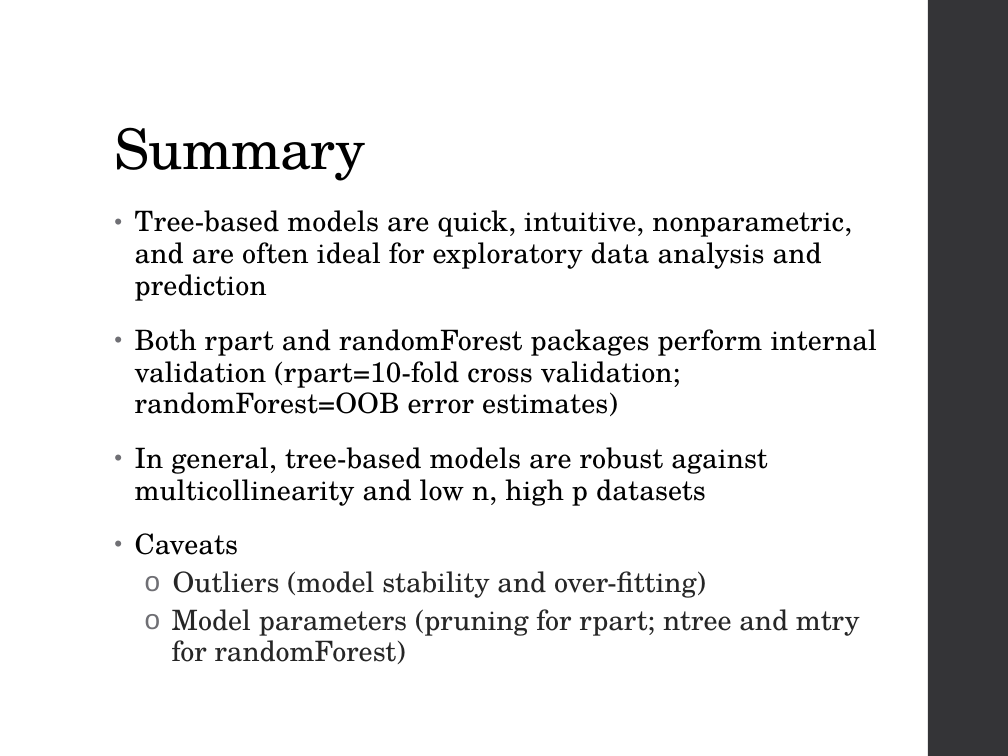
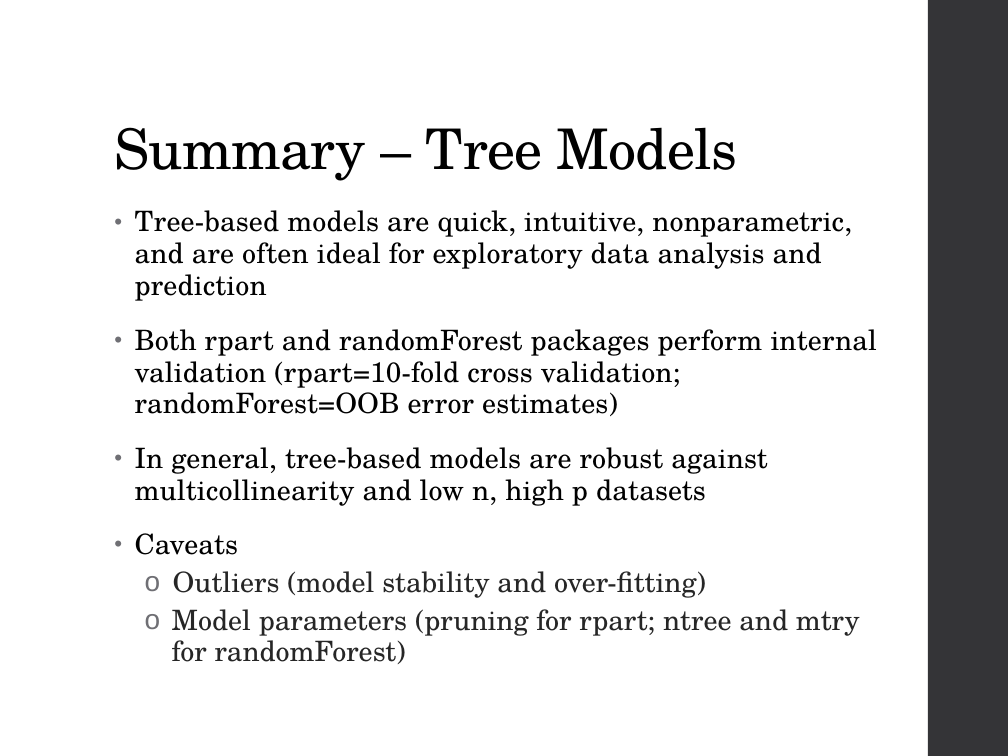
Before and after one commit to ncss-tech/stats_for_soil_survey, a slide deck: slide 25 of presentations/tree_models/Tree_models.pptx (slide 26 before the commit). Drawn at 1008x756 pixels with LibreOffice and Linux fonts; fonts in the diff are those of the drawing. Boxes give left, top, right and bottom in pixels: in the first picture for what was removed or moved away, otherwise in the second. Text is boxed around its words. In the diff, an @@ line names an element or a change of style, - is before the commit and + after.

```diff
--- a/presentations/tree_models/Tree_models.pptx
+++ b/presentations/tree_models/Tree_models.pptx
@@ title at bbox=[114, 127, 738, 181]: text changed @@
-Summary
+Summary – Tree Models
```
Also in this commit, not shown: 3 other slides changed, 1 slide added, 1 slide removed.
